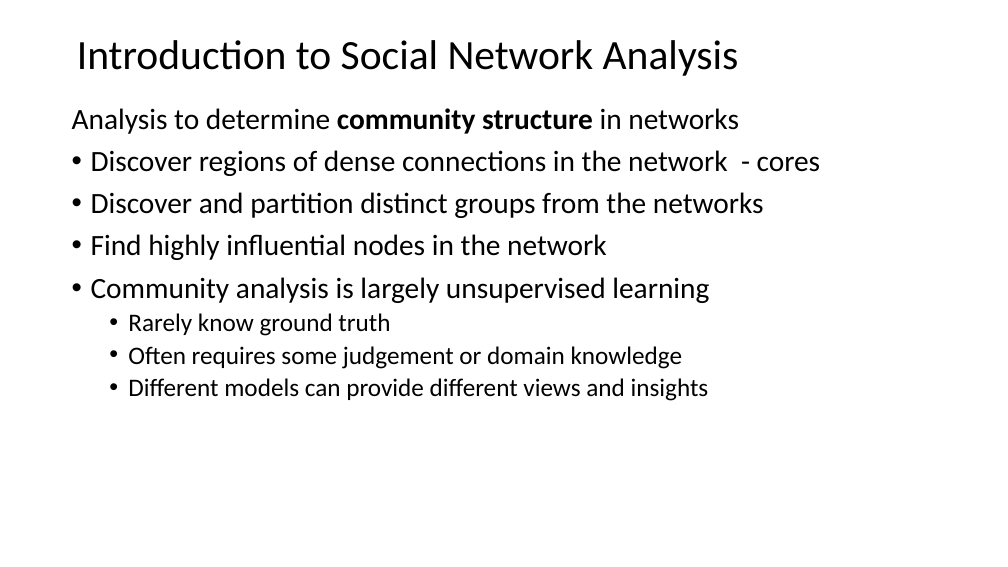
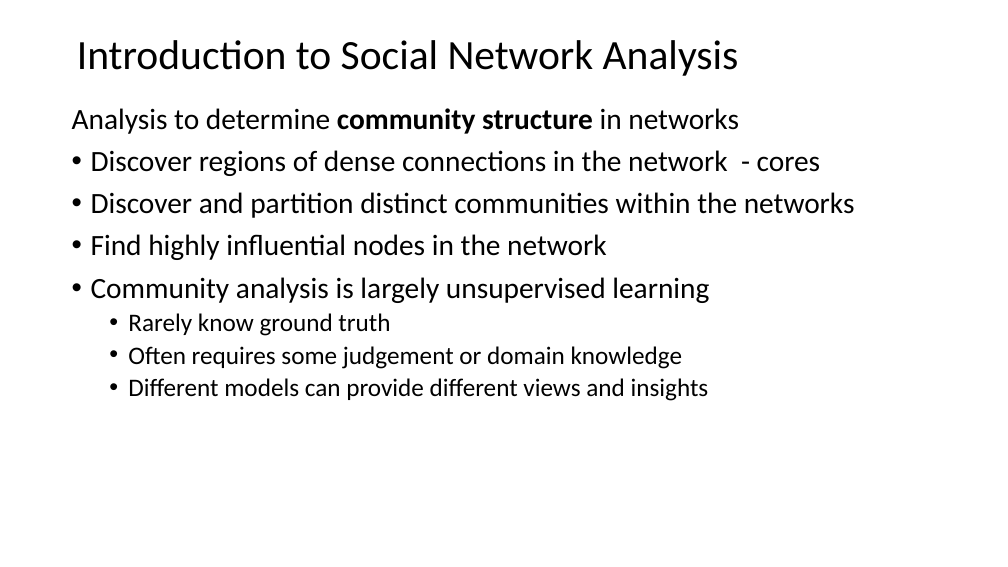
Before and after one commit to StephenElston/CSCI-E-108, a slide deck: slide 5 of slides/9_SocialNetworkAnalysis.pptx. Drawn at 1008x567 pixels with LibreOffice and Linux fonts; fonts in the diff are those of the drawing. Boxes give left, top, right and bottom in pixels: in the first picture for what was removed or moved away, otherwise in the second. Text is boxed around its words. In the diff, an @@ line names an element or a change of style, - is before the commit and + after.

Commit message:
Fixed typos in slides

```diff
--- a/slides/9_SocialNetworkAnalysis.pptx
+++ b/slides/9_SocialNetworkAnalysis.pptx
@@ text at (91,192,855,218): text changed @@
-• Discover and partition distinct groups from the networks
+• Discover and partition distinct communities within the networks
```
Also in this commit, not shown: 5 other slides changed.
